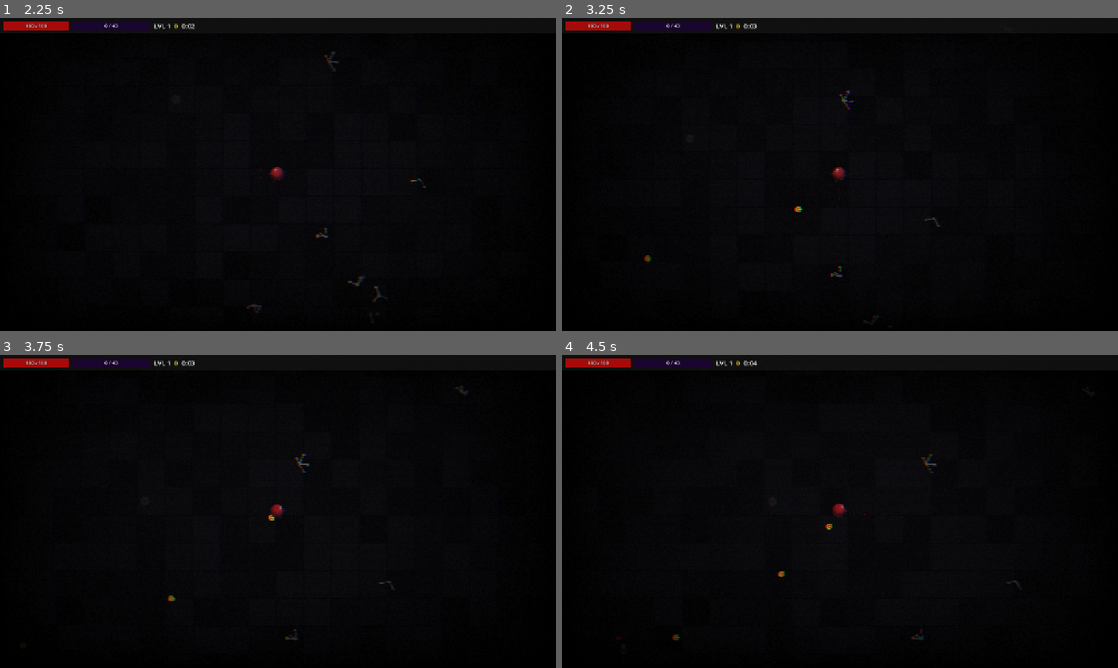
Above: before the commit, frames 1-4 (two rows, left to right).
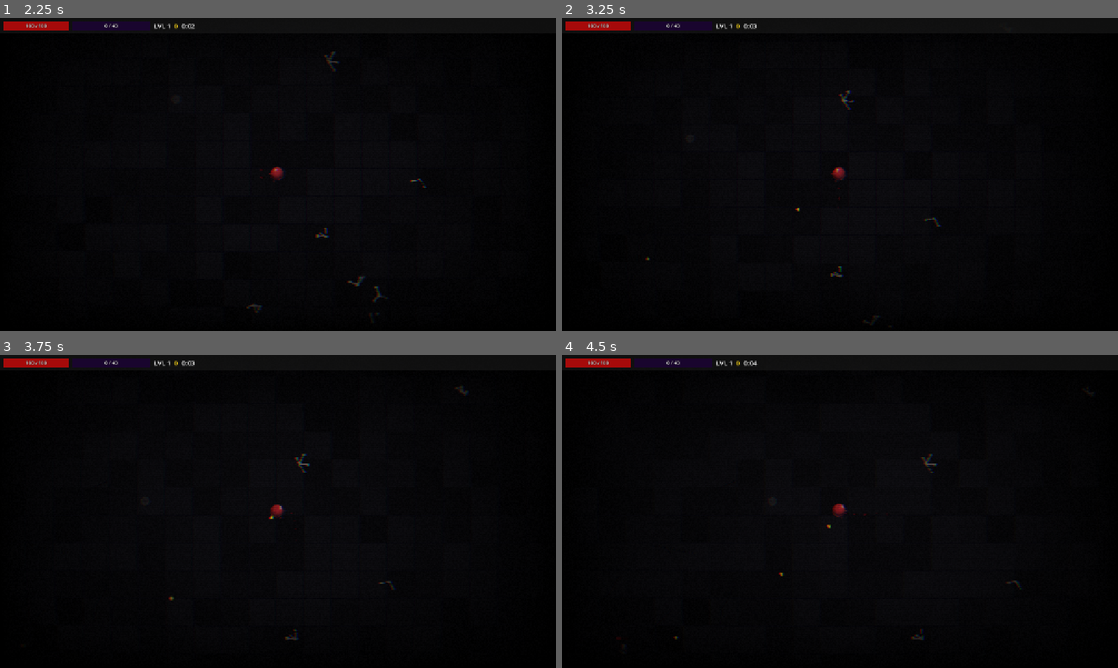
Above: after the commit, the same moments.

Repository: Drowth/Giblets
Game: Godot game, scene res://scenes/Main.tscn
The game is run twice, just before and just after one commit, with the same random seed, the same clock (stepped at 60 frames per second) and the same inputs. Sound files missing from this copy of the repository are replaced by a short silence.
Inputs:
- Up to frame 1 (2.25 s): tap Enter at 0.5 s; hold Right (ui_right) 0.53-1.28 s; hold Down (ui_down) 1.28-2.03 s; hold Right (ui_right) from 2.03 s (still down)
- Up to frame 2 (3.25 s): release Right (ui_right) at 2.78 s; hold Up (ui_up) from 2.78 s (still down)
- Up to frame 3 (3.75 s): release Up (ui_up) at 3.53 s; hold Left (ui_left) from 3.53 s (still down)
- Up to frame 4 (4.5 s): keep holding Left (ui_left)

Frame 1 is identical in both runs. In frame 2, less than 0.1% of the frame differs, in the area x 14-44%, y 60-78%; in frame 3, less than 0.1%; in frame 4, less than 0.1%, in the area x 19-49%, y 54-92%.

Commit message:
Reduce visual noise: smaller projectiles, XP orb expiry, sentinel damage nerf
- Projectile draw radii reduced (7→4, 4→2.5, 2→1.5) with partial transparency on outer/mid layers
- Projectile collision shape shrunk to match new outer radius (7→4)
- XP orbs expire after 15 s with a 3 s fade-out
- Sentinel fires at 50% of player projectile_damage

Co-Authored-By: Claude Sonnet 4.6 <noreply@anthropic.com>

Diff:
--- a/scenes/Projectile.tscn
+++ b/scenes/Projectile.tscn
@@ -3,7 +3,7 @@
 [ext_resource type="Script" path="res://scripts/Projectile.gd" id="1"]
 
 [sub_resource type="CircleShape2D" id="1"]
-radius = 7.0
+radius = 4.0
 
 [node name="Projectile" type="Area2D"]
 collision_layer = 4
--- a/scripts/BoneSentry.gd
+++ b/scripts/BoneSentry.gd
@@ -66,4 +66,4 @@
 		var proj: Area2D = PROJECTILE_SCENE.instantiate()
 		_proj_container.add_child(proj)
 		proj.global_position = global_position
-		proj.launch(dir.rotated(angle_offset), GameState.projectile_damage, GameState.projectile_speed, GameState.projectile_pierce)
+		proj.launch(dir.rotated(angle_offset), GameState.projectile_damage / 2, GameState.projectile_speed, GameState.projectile_pierce)
--- a/scripts/Projectile.gd
+++ b/scripts/Projectile.gd
@@ -18,9 +18,9 @@
 	_pierce = pierce
 
 func _draw() -> void:
-	draw_circle(Vector2.ZERO, 7, Color(1.0, 0.85, 0.1))
-	draw_circle(Vector2.ZERO, 4, Color(1.0, 0.45, 0.0))
-	draw_circle(Vector2.ZERO, 2, Color(1.0, 1.0, 0.8))
+	draw_circle(Vector2.ZERO, 4, Color(1.0, 0.75, 0.1, 0.85))
+	draw_circle(Vector2.ZERO, 2.5, Color(1.0, 0.45, 0.0, 0.9))
+	draw_circle(Vector2.ZERO, 1.5, Color(1.0, 1.0, 0.8))
 
 func _process(delta: float) -> void:
 	global_position += _dir * _speed * delta
--- a/scripts/XPOrb.gd
+++ b/scripts/XPOrb.gd
@@ -5,6 +5,7 @@
 var _player: Node2D = null
 var _attracted: bool = false
 var _attract_speed: float = 80.0
+var _lifetime: float = 15.0
 
 func _ready() -> void:
 	_player = get_tree().get_first_node_in_group("player")
@@ -35,6 +36,11 @@
 	draw_circle(Vector2.ZERO, r * 0.30, inner)
 
 func _process(delta: float) -> void:
+	_lifetime -= delta
+	if _lifetime <= 0.0:
+		queue_free()
+		return
+	modulate.a = clampf(_lifetime / 3.0, 0.0, 1.0)
 	if not _player or not is_instance_valid(_player):
 		return
 	var dist := global_position.distance_to(_player.global_position)
